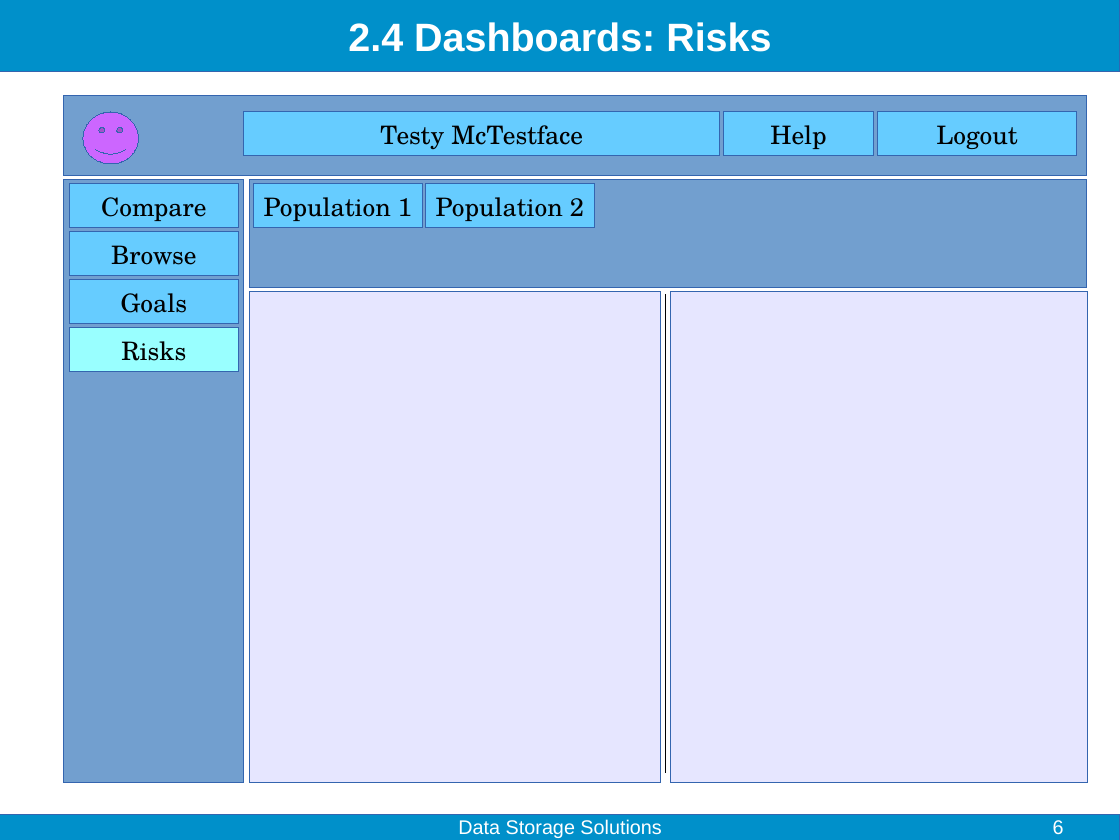
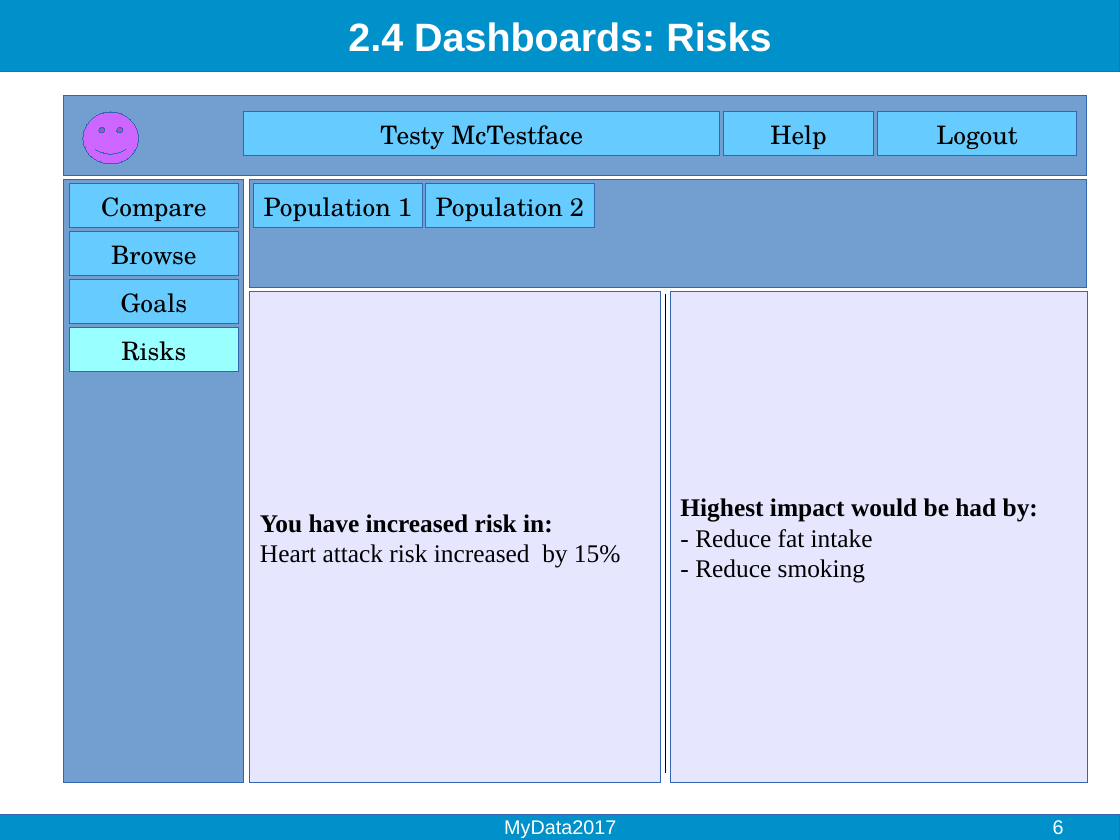
Before and after one commit to Gulfa/mydata_hackathon, a slide deck: slide 6 of Slides.odp. Drawn at 1120x840 pixels with LibreOffice and Linux fonts; fonts in the diff are those of the drawing. Boxes give left, top, right and bottom in pixels: in the first picture for what was removed or moved away, otherwise in the second. Text is boxed around its words. In the diff, an @@ line names an element or a change of style, - is before the commit and + after.

Commit message:
final slides

```diff
--- a/Slides.odp
+++ b/Slides.odp
@@ text in rectangle at <box>680,498,1038,583</box>: text added @@
+Highest impact would be had by:
+- Reduce fat intake
+- Reduce smoking
@@ text in rectangle at <box>260,514,621,568</box>: text added @@
+You have increased risk in:
+Heart attack risk increased by 15%
@@ text at <box>504,820,616,838</box>: text changed @@
-Data Storage Solutions
+MyData2017
```
Also in this commit, not shown: 5 other slides changed, 1 slide added.
